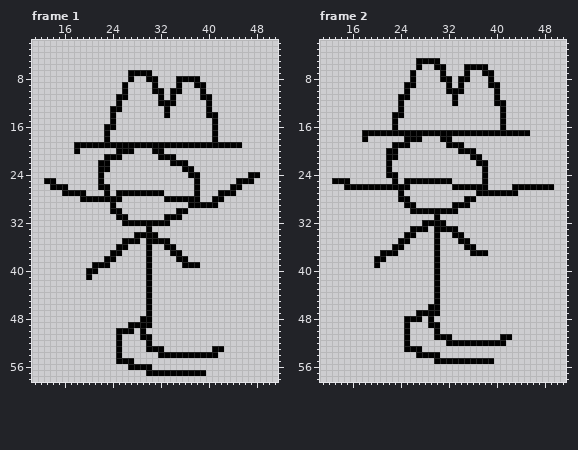
Two versions of one pixel-art file, ShovelJam/ShovelJam/ASSETS/Ase Files/npc4/npc4_walking.ase. This is how it looked before the edit.
64x64 pixels, 5 frames. Shown: frame 1: x 11..51, y 2..58; frame 2: x 11..51, y 2..58. The commit also changed other frames, which this record leaves out.
Now the later version:
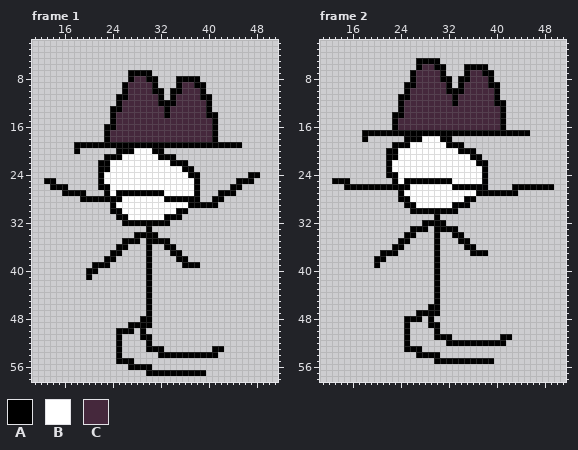
Palette (. is transparent): A #000000  B #ffffff  C #45283c
Difference:
Frame 1, layers "Accessory", "Head":
y 8: x 28..29 .. -> CC
y 9: x 27..30 .... -> CCCC; x 36..37 .. -> CC
y 10: x 27..30 .... -> CCCC; x 36..38 ... -> CCC
y 11: x 27..31 ..... -> CCCCC; x 35..38 .... -> CCCC
y 12: x 26..31 ...... -> CCCCCC; x 35..39 ..... -> CCCCC
y 13: x 26..32 ....... -> CCCCCCC; x 34..39 ...... -> CCCCCC
y 14: x 25..32 ........ -> CCCCCCCC; x 34..39 ...... -> CCCCCC
y 15..16: x 25..40 ................ -> CCCCCCCCCCCCCCCC
y 17..18: x 24..40 ................. -> CCCCCCCCCCCCCCCCC
y 20: x 28..30 ... -> BBB
y 21: x 26..31 ...... -> BBBBBB
y 22: x 24..33 .......... -> BBBBBBBBBB
y 23: x 24..35 ............ -> BBBBBBBBBBBB
y 24: x 23..36 .............. -> BBBBBBBBBBBBBB
y 25: x 23..37 ............... -> BBBBBBBBBBBBBBB
y 26: x 24..37 .............. -> BBBBBBBBBBBBBB
y 27: x 24 . -> B; x 33..37 ..... -> BBBBB
y 28: x 26..32 ....... -> BBBBBBB
y 29: x 25..36 ............ -> BBBBBBBBBBBB
y 30: x 26..34 ......... -> BBBBBBBBB
y 31: x 27..32 ...... -> BBBBBB
Frame 2, layers "Accessory", "Head":
y 6: x 28..29 .. -> CC
y 7: x 27..30 .... -> CCCC; x 36..37 .. -> CC
y 8: x 27..30 .... -> CCCC; x 36..38 ... -> CCC
y 9: x 27..31 ..... -> CCCCC; x 35..38 .... -> CCCC
y 10: x 26..31 ...... -> CCCCCC; x 35..39 ..... -> CCCCC
y 11: x 26..32 ....... -> CCCCCCC; x 34..39 ...... -> CCCCCC
y 12: x 25..32 ........ -> CCCCCCCC; x 34..39 ...... -> CCCCCC
y 13..14: x 25..40 ................ -> CCCCCCCCCCCCCCCC
y 15..16: x 24..40 ................. -> CCCCCCCCCCCCCCCCC
y 18: x 28..30 ... -> BBB
y 19: x 26..31 ...... -> BBBBBB
y 20: x 24..33 .......... -> BBBBBBBBBB
y 21: x 24..35 ............ -> BBBBBBBBBBBB
y 22: x 23..36 .............. -> BBBBBBBBBBBBBB
y 23: x 23..37 ............... -> BBBBBBBBBBBBBBB
y 24: x 24..37 .............. -> BBBBBBBBBBBBBB
y 25: x 24 . -> B; x 33..37 ..... -> BBBBB
y 26: x 26..32 ....... -> BBBBBBB
y 27: x 25..36 ............ -> BBBBBBBBBBBB
y 28: x 26..34 ......... -> BBBBBBBBB
y 29: x 27..32 ...... -> BBBBBB
Changed places in both pictures, as pixel boxes (x1, y1, x2, y2):
added: (104, 76, 212, 220)
added: (392, 64, 500, 208)
